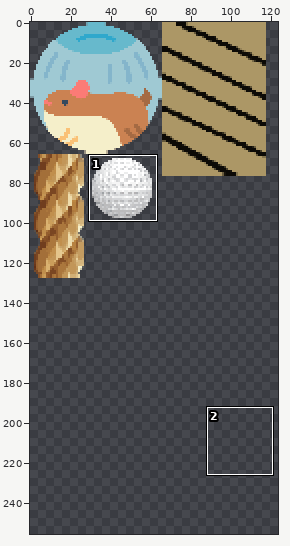
Sprite sheet: images/shared-0-sheet3.png. The first picture is a wide view before the edit; the outline marks the close-up.
Close-up. Earlier state:
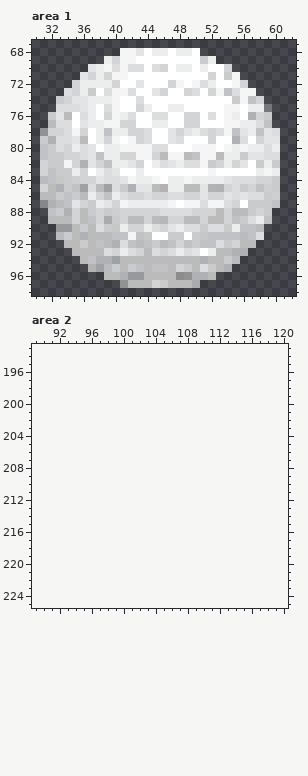
The file is 128x128 pixels. Pixels under 10% opacity are left out. Colours within 5 levels of each other are drawn and written as one. Shown: area 1: x 30..62, y 67..98; area 2: x 89..120, y 193..225. The old version is drawn lined up with the new one, on the new canvas. The wide view leaves out empty margins. The commit also changed other parts of the picture, which this record leaves out.
And afterwards:
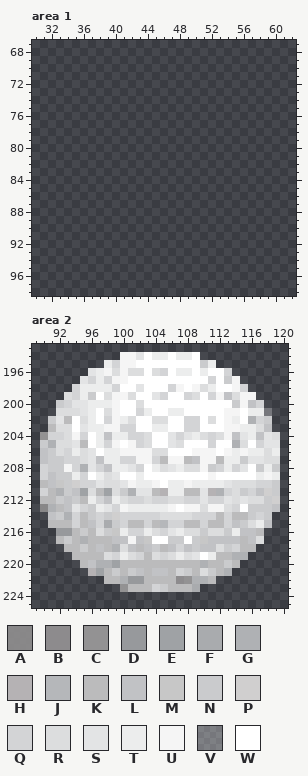
Palette (. is transparent): A #8b8a8bf6  B #8d8b8d  C #939293  D #97999c  E #9fa2a5  F #a9abae  G #afb1b4  H #b5b2b4  J #b5b7ba  K #bbbbbc  L #c1c2c5  M #c7c7c7  N #cacbcd  P #d0cfcf  Q #d3d4d6  R #dcddde  S #e3e4e5  T #eceded  U #f5f5f5  V #fcfcfc4f  W #ffffff
Diff:
canvas 128x128 -> 128x256
Area 1:
y 68: x 41..50 UUSWTTWTTW -> ..........
y 69: x 39..52 TQUUWWWWWWWWNT -> ..............
y 70: x 37..54 STURURRWRQWTTWTWWQ -> ..................
y 71: x 36..55 SQTQUUWWWWWWWWWWQWNU -> ....................
y 72: x 35..56 QTTTTQWWSWWWQUWURTWWUQ -> ......................
y 73: x 34..57 RQTNWRUURWWSQWWQRWQULRUU -> ........................
y 74: x 33..58 NQSSTTTUWWRWWWWWWWWWWWNULQ -> ..........................
y 75: x 33..59 RRRSTWRUWWQTWWTTWWWWWUUWTTV -> ...........................
y 76: x 32..59 NSKWRTWQUTRWWRRWWQQWRWUTWGQN -> ............................
y 77: x 32..59 KRRWSTTUUQQWWTTWWQQWWWUUTTRL -> ............................
y 78: x 31..60 CQQRUQWTLTTQQRWWSQSTRQRULSTLSR -> ..............................
y 79: x 31..60 NGRRSKWTQUWUQRWWSRWWWQWWGRWQSS -> ..............................
y 80: x 31..60 LNRQTRSWTTUUUURRWWWUUUWUTUTTRT -> ..............................
y 81: x 31..60 LNNQQRSLTTQQUUQKUUKLUUKTTNSSRR -> ..............................
y 82: x 31..60 QNNUQGSQLTTSQWTRSTRRUNQTQSWNTN -> ..............................
y 83: x 31..60 QLNNTQWTRSWWTWWWWWWWWUWWWWWTUT -> ..............................
y 84: x 31..60 KLMNPQQSRRSUTTUWTTUTTTTSRRRQQN -> ..............................
y 85: x 31..60 QKGNLERKERNGSSKHTTKKSHGQRNQLPN -> ..............................
y 86: x 31..60 KKNLNKTQLTRQQRQQRRQQSQQSRSRRNP -> ..............................
y 87: x 31..60 AGKLSQNTSQUTTTTTUWUURUURQWNNNL -> ..............................
y 88: x 32..59 LNGQKNQNPQQQQQRRRRQQQKQKKNQN -> ............................
y 89: x 32..59 KKKQKLQFNQKKQKJQQKKQKKQLNRTL -> ............................
y 90: x 33..58 DDKNKRNMTQQTRQSTRRNRRNTLLK -> ..........................
y 91: x 33..58 KNKGKKKLLULMWWNNWNMLLLLKLR -> ..........................
y 92: x 34..57 KKNKLKGRLKLNKLQLNLLRNQKK -> ........................
y 93: x 35..56 KKKKRQTRQKRQRTRSWTKKGG -> ......................
y 94: x 36..55 KLGGEKKKKKKKKKKGKKNK -> ....................
y 95: x 37..54 HEKNKNLKLLKQNKRNKG -> ..................
y 96: x 39..52 KKGDDKKKKBCGGK -> ..............
y 97: x 41..50 CKKKQNKKKF -> ..........
Area 2:
y 194: x 100..109 .......... -> UUSWTTWTTW
y 195: x 98..111 .............. -> TQUUWWWWWWWWNT
y 196: x 96..113 .................. -> STURURRWRQWTTWTWWQ
y 197: x 95..114 .................... -> SQTQUUWWWWWWWWWWQWNU
y 198: x 94..115 ...................... -> QTTTTQWWSWWWQUWURTWWUQ
y 199: x 93..116 ........................ -> RQTNWRUURWWSQWWQRWQULRUU
y 200: x 92..117 .......................... -> NQSSTTTUWWRWWWWWWWWWWWNULQ
y 201: x 92..118 ........................... -> RRRSTWRUWWQTWWTTWWWWWUUWTTV
y 202: x 91..118 ............................ -> NSKWRTWQUTRWWRRWWQQWRWUTWGQN
y 203: x 91..118 ............................ -> KRRWSTTUUQQWWTTWWQQWWWUUTTRL
y 204: x 90..119 .............................. -> CQQRUQWTLTTQQRWWSQSTRQRULSTLSR
y 205: x 90..119 .............................. -> NGRRSKWTQUWUQRWWSRWWWQWWGRWQSS
y 206: x 90..119 .............................. -> LNRQTRSWTTUUUURRWWWUUUWUTUTTRT
y 207: x 90..119 .............................. -> LNNQQRSLTTQQUUQKUUKLUUKTTNSSRR
y 208: x 90..119 .............................. -> QNNUQGSQLTTSQWTRSTRRUNQTQSWNTN
y 209: x 90..119 .............................. -> QLNNTQWTRSWWTWWWWWWWWUWWWWWTUT
y 210: x 90..119 .............................. -> KLMNPQQSRRSUTTUWTTUTTTTSRRRQQN
y 211: x 90..119 .............................. -> QKGNLERKERNGSSKHTTKKSHGQRNQLPN
y 212: x 90..119 .............................. -> KKNLNKTQLTRQQRQQRRQQSQQSRSRRNP
y 213: x 90..119 .............................. -> AGKLSQNTSQUTTTTTUWUURUURQWNNNL
y 214: x 91..118 ............................ -> LNGQKNQNPQQQQQRRRRQQQKQKKNQN
y 215: x 91..118 ............................ -> KKKQKLQFNQKKQKJQQKKQKKQLNRTL
y 216: x 92..117 .......................... -> DDKNKRNMTQQTRQSTRRNRRNTLLK
y 217: x 92..117 .......................... -> KNKGKKKLLULMWWNNWNMLLLLKLR
y 218: x 93..116 ........................ -> KKNKLKGRLKLNKLQLNLLRNQKK
y 219: x 94..115 ...................... -> KKKKRQTRQKRQRTRSWTKKGG
y 220: x 95..114 .................... -> KLGGEKKKKKKKKKKGKKNK
y 221: x 96..113 .................. -> HEKNKNLKLLKQNKRNKG
y 222: x 98..111 .............. -> KKGDDKKKKBCGGK
y 223: x 100..109 .......... -> CKKKQNKKKF
Where, in picture pixels (left, top, right, bottom), the same in both close-ups:
erased: (40, 48, 280, 288)
added: (40, 352, 280, 592)
